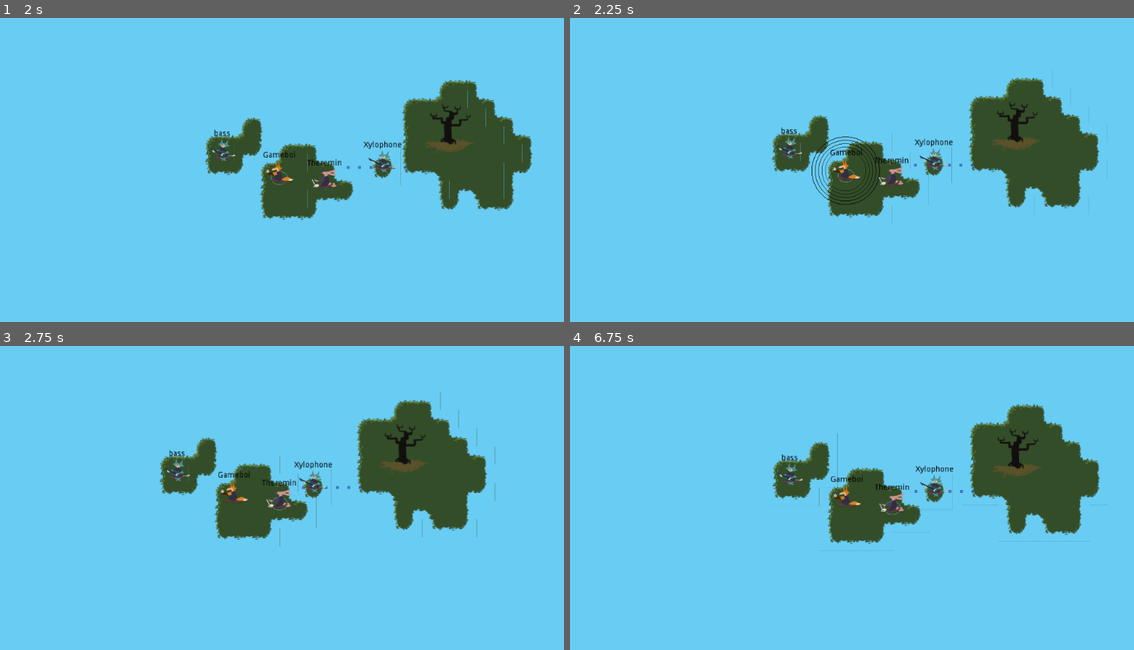
Above: before the commit, frames 1-4 (two rows, left to right).
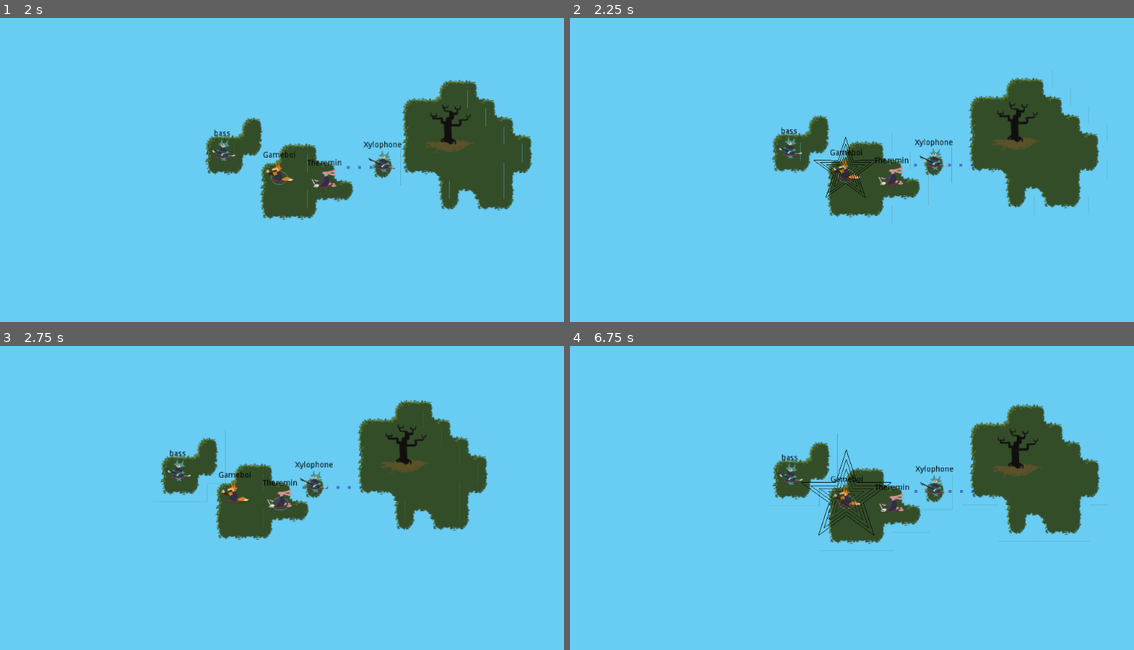
Above: after the commit, the same moments.

Repository: uspgamedev/skyjammers
Game: Godot game, scene res://menus/stage-selector/main.tscn
Same seed, same stepped clock (60 frames per second), same inputs: the game is played once before the commit and once after it. Sound files missing from this copy of the repository are replaced by a short silence.
Inputs:
- Up to frame 1 (2 s): click "Stage 01" at 0.5 s; tap Enter (ui_accept) at 1.25, 1.52 s; hold Space (action_play) from 1.28 s (still down)
- Up to frame 2 (2.25 s): release Space (action_play) at 2.03 s; tap Space (action_play) at 2.1 s
- Up to frame 3 (2.75 s): tap Enter (ui_accept) at 2.27 s
- Up to frame 4 (6.75 s): hold Space (action_play) 2.78-3.53 s; tap Space (action_play) at 3.6, 5.85 s; tap Enter (ui_accept) at 3.77, 4.52, 6.02 s; hold Space (action_play) 4.28-5 s; click "Stage 02" at 5 s; hold Space (action_play) from 6.53 s (still down)

Frame 1 is identical in both runs. In frame 2, 0.6% of the frame differs, in the area x 42-55%, y 38-62%; in frame 3, 1.9%, in the area x 28-88%, y 15-66%; in frame 4, 0.4%.

Commit message:
Added star shape for GameBoy

Diff:
--- /dev/null
+++ b/game/Instruments/GameBoy/GameBoyWaveShape.gd
@@ -0,0 +1,31 @@
+extends CollisionShape2D
+
+var is_active = false
+var fix_size = 2
+var ratio = .38
+var size = 5
+
+func _ready():
+	pass
+
+func _process(delta):
+	if is_active:
+		update()
+
+func draw_star(radius, alpha):
+	var aux
+	var outer = Vector2(0, -radius)
+	var inner = (outer * ratio).rotated(PI/size)
+
+	for i in range (1, size+1):
+		draw_line(outer, inner, Color(0,0,0,alpha))
+		outer = outer.rotated(2*PI/size)
+		draw_line(inner, outer, Color(0,0,0,alpha))
+		inner = inner.rotated(2*PI/size)
+
+func _draw():
+	draw_star(10, .9)
+	draw_star(8, .8)
+	draw_star(6, .7)
+	draw_star(4, .6)
+	draw_star(2, .5)
--- a/game/Instruments/GameBoy/Gameboy.tscn
+++ b/game/Instruments/GameBoy/Gameboy.tscn
@@ -1,16 +1,31 @@
-[gd_scene load_steps=6 format=2]
+[gd_scene load_steps=8 format=2]
 
 [ext_resource path="res://Instruments/Instrument.tscn" type="PackedScene" id=1]
 [ext_resource path="res://assets/img/fox-gameboy.png" type="Texture" id=2]
-[ext_resource path="res://assets/sound/gameboy_riff.wav" type="AudioStream" id=3]
-[ext_resource path="res://assets/sound/gameboy_riff2.wav" type="AudioStream" id=4]
-[ext_resource path="res://assets/sound/gameboy_sfx.wav" type="AudioStream" id=5]
+[ext_resource path="res://Instruments/GameBoy/GameBoyWaveShape.gd" type="Script" id=3]
+[ext_resource path="res://assets/sound/gameboy_riff.wav" type="AudioStream" id=4]
+[ext_resource path="res://assets/sound/gameboy_riff2.wav" type="AudioStream" id=5]
+[ext_resource path="res://assets/sound/gameboy_sfx.wav" type="AudioStream" id=6]
+
+[sub_resource type="ConvexPolygonShape2D" id=1]
+
+custom_solver_bias = 0.0
+points = PoolVector2Array( 0, -10, 2.23358, -3.07427, 9.51057, -3.09017, 3.61402, 1.17427, 5.87785, 8.09017, -1e-06, 3.8, -5.87785, 8.09017, -3.61402, 1.17426, -9.51057, -3.09017, -2.23358, -3.07427 )
 
 [node name="Gameboy" instance=ExtResource( 1 )]
 
 [node name="Sprite" parent="." index="1"]
 
 texture = ExtResource( 2 )
+
+[node name="CollisionShape2D" parent="." index="2"]
+
+_sections_unfolded = [ "Transform", "Visibility", "Z Index" ]
+
+[node name="SoundWaveShape" parent="." index="3"]
+
+shape = SubResource( 1 )
+script = ExtResource( 3 )
 
 [node name="Label" type="Label" parent="." index="4"]
 
--- a/game/test/tui.tscn
+++ b/game/test/tui.tscn
@@ -1,29 +1,13 @@
 [gd_scene load_steps=3 format=2]
 
 [ext_resource path="res://stages/base.tscn" type="PackedScene" id=1]
-[ext_resource path="res://islands/tileset.tres" type="TileSet" id=2]
+[ext_resource path="res://Instruments/GameBoy/Gameboy.tscn" type="PackedScene" id=2]
 
 [node name="Stage" index="0" instance=ExtResource( 1 )]
 
-initial_bard_path = NodePath("Instruments/Path2D/PathFollow2D/Instrument")
+initial_bard_path = NodePath("Instruments/Gameboy")
 
-[node name="TileMap" type="TileMap" parent="." index="5"]
+[node name="Gameboy" parent="Instruments" index="0" instance=ExtResource( 2 )]
 
-mode = 0
-tile_set = ExtResource( 2 )
-cell_size = Vector2( 32, 32 )
-cell_quadrant_size = 16
-cell_custom_transform = Transform2D( 1, 0, 0, 1, 0, 0 )
-cell_half_offset = 2
-cell_tile_origin = 0
-cell_y_sort = false
-cell_clip_uv = false
-collision_use_kinematic = false
-collision_friction = 1.0
-collision_bounce = 0.0
-collision_layer = 1
-collision_mask = 1
-occluder_light_mask = 1
-format = 1
-tile_data = PoolIntArray( -65538, 0, 0, -65537, 1, 0, -131072, 2, 0, -131071, 3, 0, -2, 8, 0, -1, 17, 0, -65536, 17, 0, -65535, 11, 0, 65534, 16, 0, 65535, 17, 0, 0, 17, 0, 1, 19, 0, 131070, 24, 0, 131071, 25, 0, 65536, 26, 0, 65537, 27, 0 )
-_sections_unfolded = [ "Cell" ]
+growth = 20.0
+duration = 1.0
Not shown: 1 places in game/Instruments/GameBoy/Gameboy.tscn that only renumber resources
